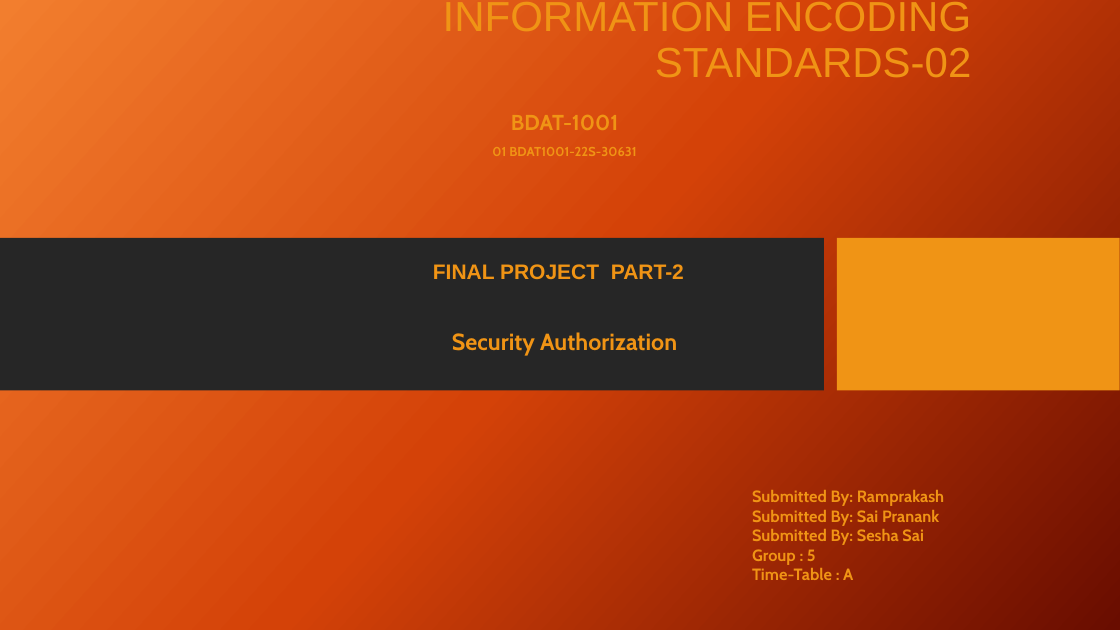
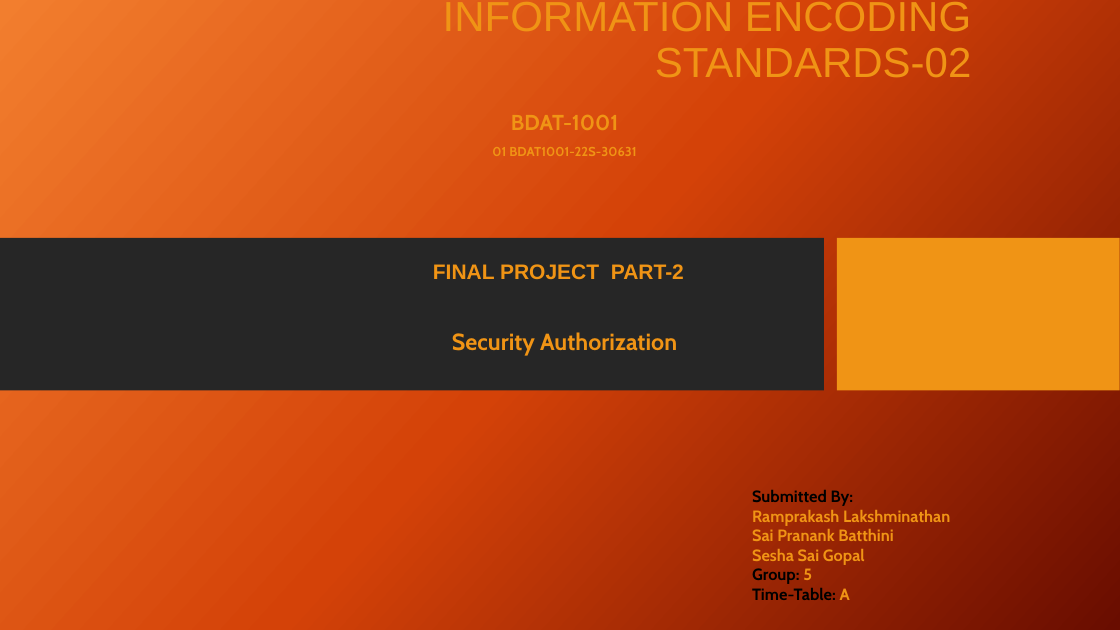
Before and after one commit to SeshaSaiG/Information-Encoding-Standard, a slide deck: slide 1 of Group 5-Final Project.pptx. Drawn at 1120x630 pixels with LibreOffice and Linux fonts; fonts in the diff are those of the drawing; background and template pictures are left out. Boxes give left, top, right and bottom in pixels: in the first picture for what was removed or moved away, otherwise in the second. Text is boxed around its words. In the diff, an @@ line names an element or a change of style, - is before the commit and + after.

```diff
--- a/Group 5-Final Project.pptx
+++ b/Group 5-Final Project.pptx
@@ text at (752, 489, 950, 600): text changed @@
-Submitted By: Ramprakash
-Submitted By: Sai Pranank
-Submitted By: Sesha Sai
-Group : 5
-Time-Table : A
+Submitted By:
+Ramprakash Lakshminathan
+Sai Pranank Batthini
+Sesha Sai Gopal
+Group: 5
+Time-Table: A
```
Also in this commit, not shown: 6 slides added, 1 slide removed, 1 other file.
